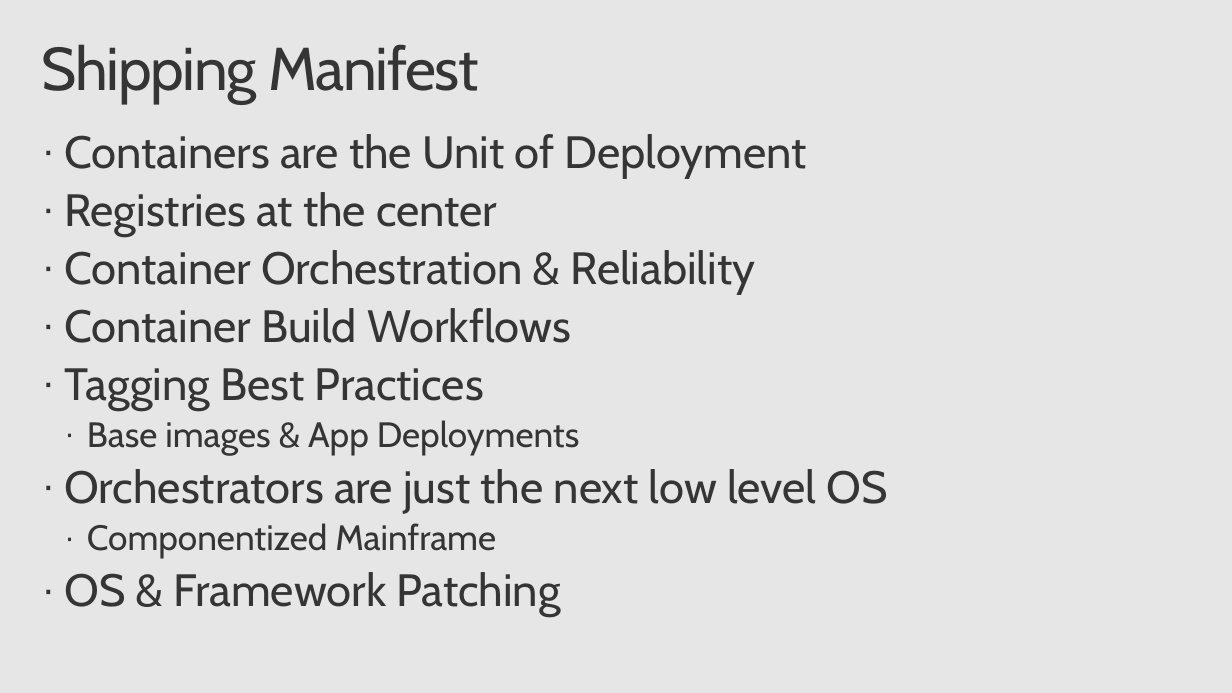
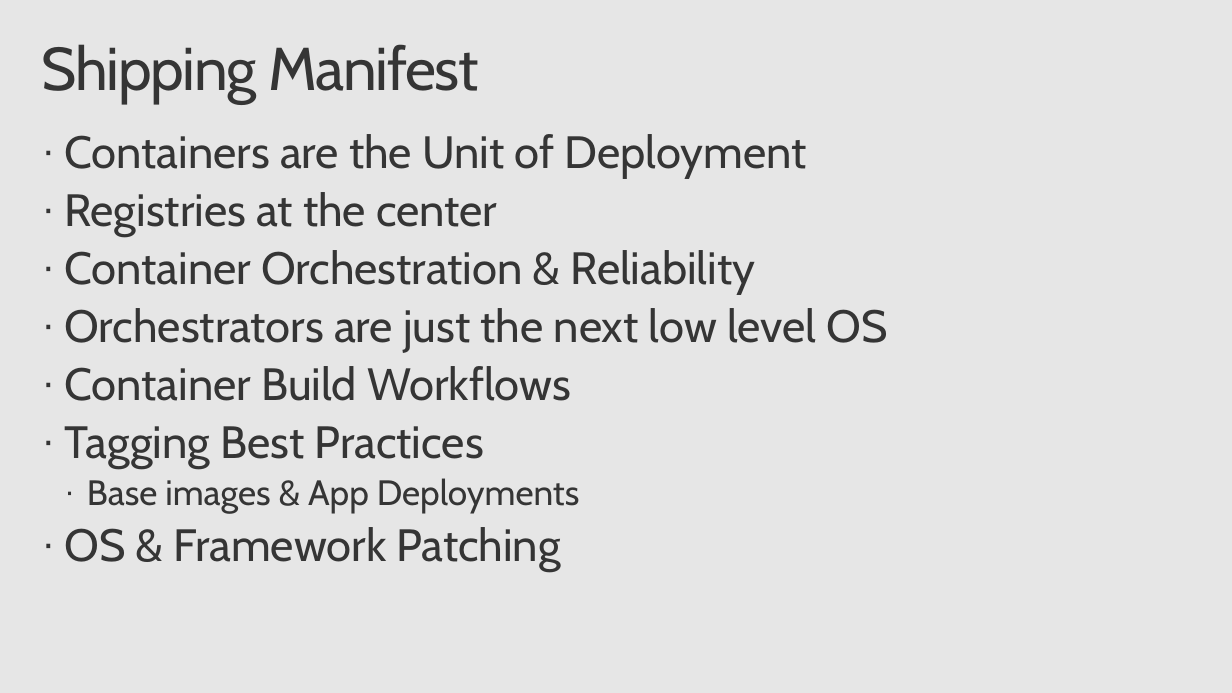
Before and after one commit to SteveLasker/Presentations, a slide deck: slide 3 of DockerGeneral/AzureContainersE2E.pptx. Drawn at 1232x693 pixels with LibreOffice and Linux fonts; fonts in the diff are those of the drawing; background and template pictures are left out. Boxes give left, top, right and bottom in pixels: in the first picture for what was removed or moved away, otherwise in the second. Text is boxed around its words. In the diff, an @@ line names an element or a change of style, - is before the commit and + after.

```diff
--- a/DockerGeneral/AzureContainersE2E.pptx
+++ b/DockerGeneral/AzureContainersE2E.pptx
@@ text at box(64, 308, 887, 352): paragraph added @@
+· Orchestrators are just the next low level OS
@@ text at box(64, 469, 887, 559): paragraphs removed @@
-· Orchestrators are just the next low level OS
-  · Componentized Mainframe
```
Also in this commit, not shown: 8 other slides changed, 12 slides added, 1 slide removed.
